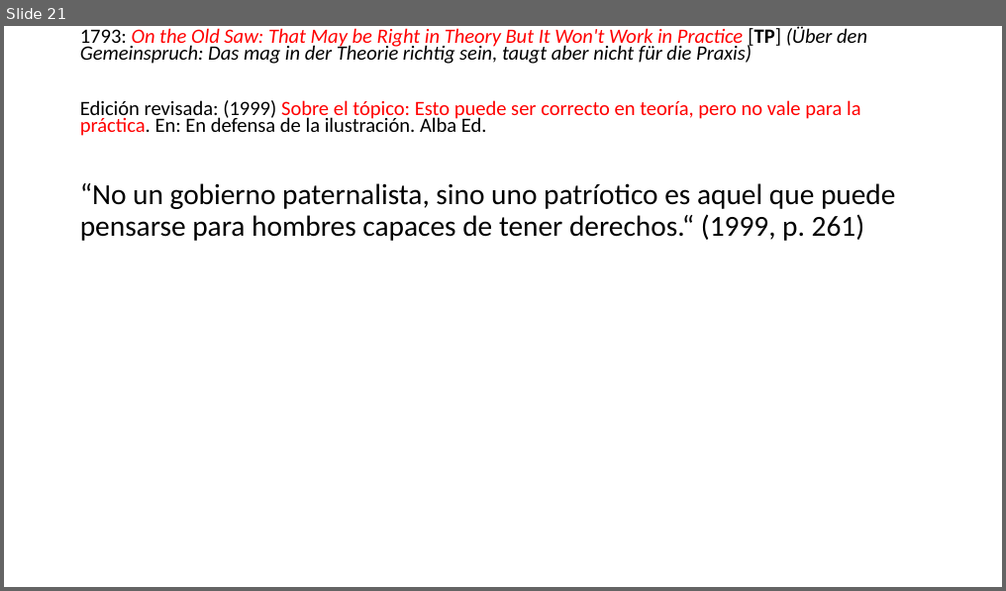
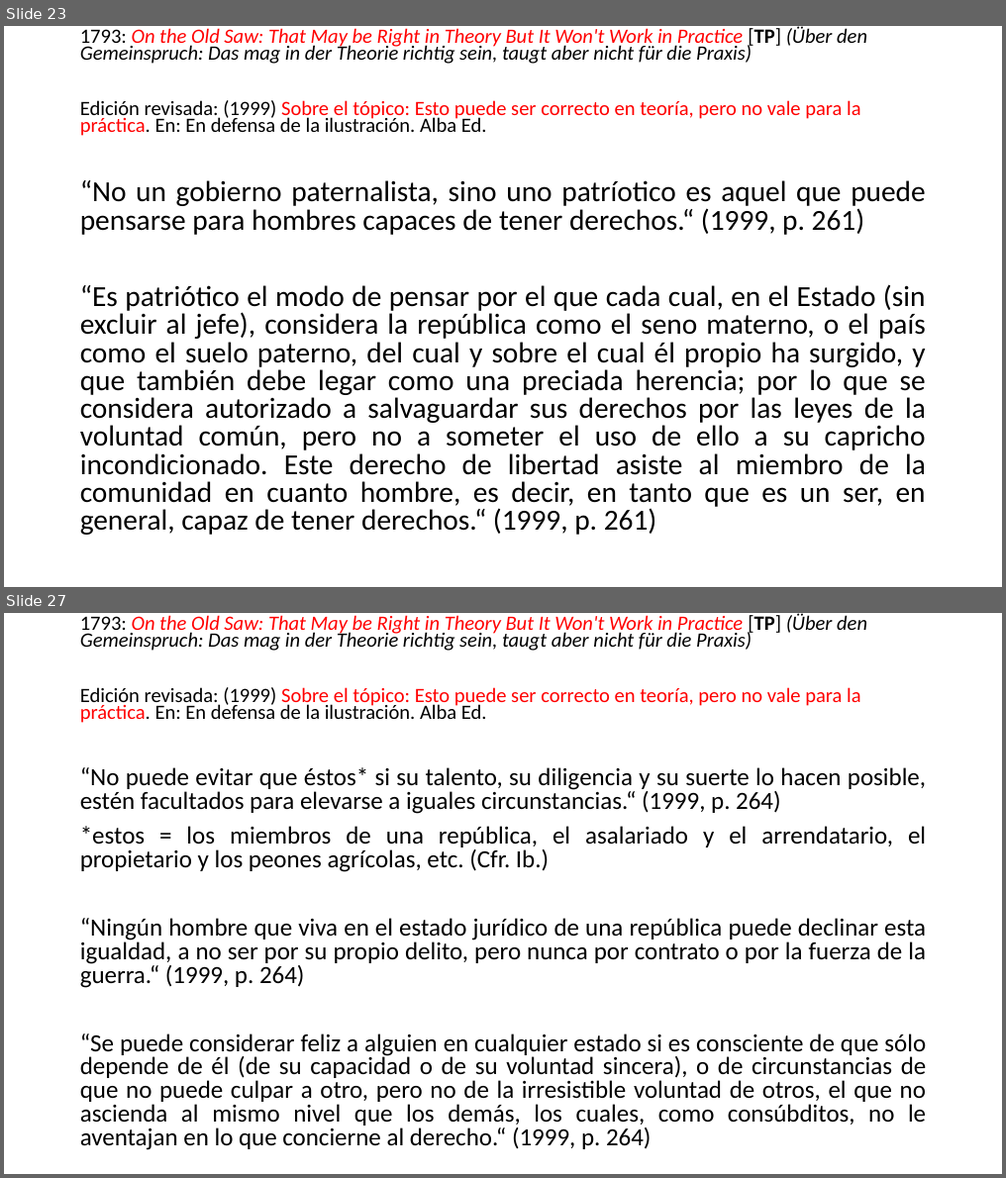
Before and after one commit to zaboltar/ArchaeologyJourney, a slide deck: DigSite/New Arcaism/uarm 2025 2/kant republica ciudadanía.pptx. Shown one above the other, each under a label of ours: slide 21 before the commit, slides 23 and 27 after it; the slides between them are not shown. The pictures are 1006x591 and 1006x1178 pixels, drawn with LibreOffice and Linux fonts; fonts in the diff are those of the drawing. Boxes give left, top, right and bottom in pixels: in the first picture for what was removed or moved away, otherwise in the second. Text is boxed around its words. In the diff, an @@ line names an element or a change of style, - is before the commit and + after.

```diff
--- a/DigSite/New Arcaism/uarm 2025 2/kant republica ciudadanía.pptx
+++ b/DigSite/New Arcaism/uarm 2025 2/kant republica ciudadanía.pptx
@@ slide 27 added at box(4, 613, 1002, 1174), background #FFFFFF @@
@@ text added at box(80, 613, 867, 723), 19.6 pt, text #000000, italic @@
+1793: On the Old Saw: That May be Right in Theory But It Won't Work in Practice [TP] (Über den Gemeinspruch: Das mag in der Theorie richtig sein, taugt aber nicht für die Praxis)
+Edición revisada: (1999) Sobre el tópico: Esto puede ser correcto en teoría, pero no vale para la práctica. En: En defensa de la ilustración. Alba Ed.
@@ text added at box(80, 767, 927, 1151), 23.8 pt, text #000000 @@
+“No puede evitar que éstos* si su talento, su diligencia y su suerte lo hacen posible, estén facultados para elevarse a iguales circunstancias.“ (1999, p. 264)
+*estos = los miembros de una república, el asalariado y el arrendatario, el propietario y los peones agrícolas, etc. (Cfr. Ib.)
+“Ningún hombre que viva en el estado jurídico de una república puede declinar esta igualdad, a no ser por su propio delito, pero nunca por contrato o por la fuerza de la guerra.“ (1999, p. 264)
+“Se puede considerar feliz a alguien en cualquier estado si es consciente de que sólo depende de él (de su capacidad o de su voluntad sincera), o de circunstancias de que no puede culpar a otro, pero no de la irresistible voluntad de otros, el que no ascienda al mismo nivel que los demás, los cuales, como consúbditos, no le aventajan en lo que concierne al derecho.“ (1999, p. 264)
@@ what was slide 21 is now slide 23 @@
@@ slide 23 changed as well @@
@@ text at box(80, 180, 925, 235): alignment left to justified; line spacing 0.9 to 0.8 @@
@@ text at box(80, 284, 926, 535): paragraph added @@
+“Es patriótico el modo de pensar por el que cada cual, en el Estado (sin excluir al jefe), considera la república como el seno materno, o el país como el suelo paterno, del cual y sobre el cual él propio ha surgido, y que también debe legar como una preciada herencia; por lo que se considera autorizado a salvaguardar sus derechos por las leyes de la voluntad común, pero no a someter el uso de ello a su capricho incondicionado. Este derecho de libertad asiste al miembro de la comunidad en cuanto hombre, es decir, en tanto que es un ser, en general, capaz de tener derechos.“ (1999, p. 261)
```
Also in this commit, not shown: 21 other slides changed, 14 other slides added, 28 other files.
